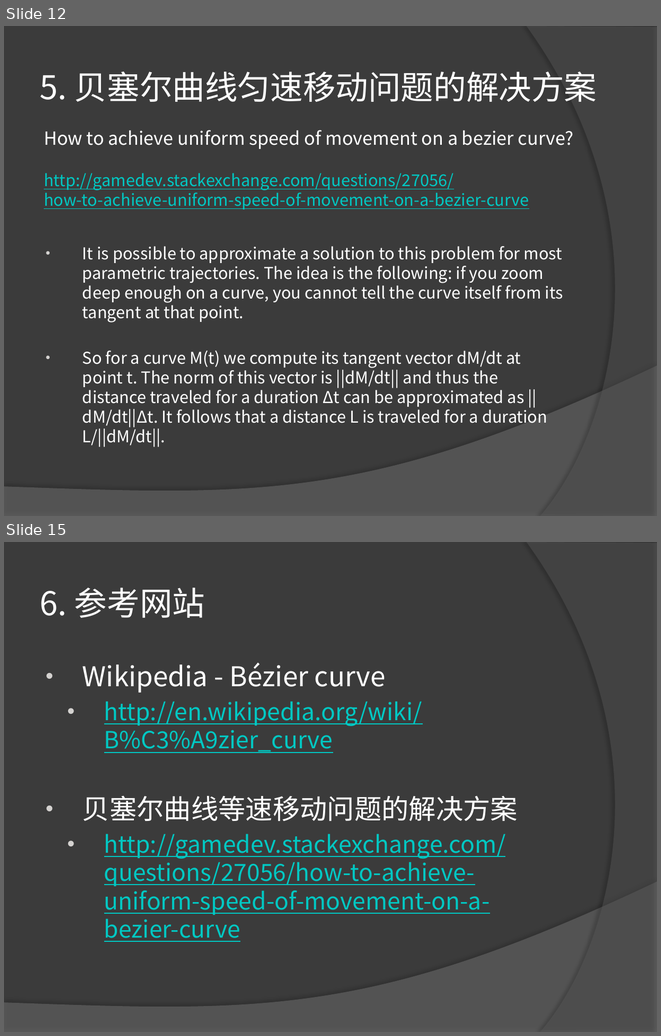
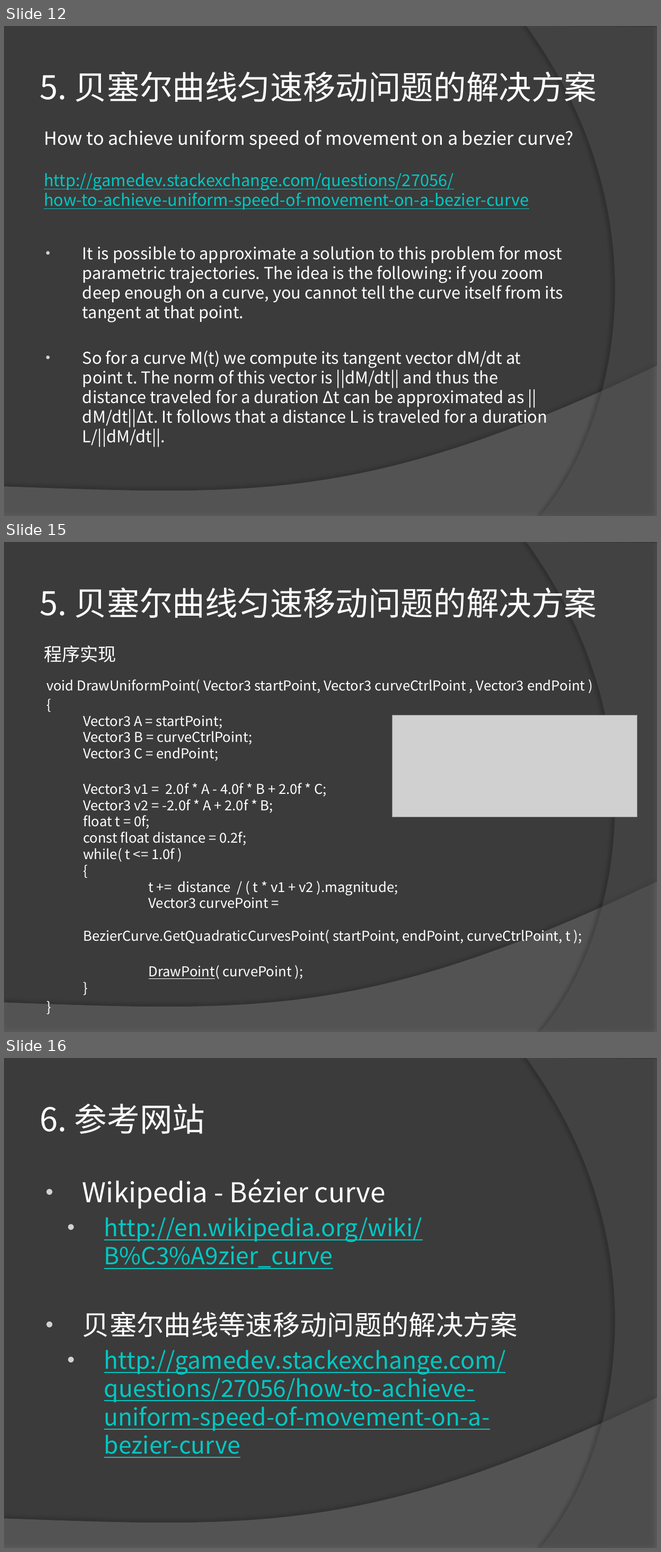
Before and after one commit to LEAVESZJ/BezierCurve, a slide deck: PPT/关于贝塞尔曲线等速移动问题的说明.pptx. Shown one above the other, each under a label of ours: slides 12 and 15 before the commit, slides 12, 15 and 16 after it; the slides between them are not shown. The pictures are 661x1036 and 661x1552 pixels, drawn with LibreOffice and Linux fonts; fonts in the diff are those of the drawing; grey boxes stand for pictures. Boxes give left, top, right and bottom in pixels: in the first picture for what was removed or moved away, otherwise in the second. Text is boxed around its words. In the diff, an @@ line names an element or a change of style, - is before the commit and + after.

```diff
--- a/PPT/关于贝塞尔曲线等速移动问题的说明.pptx
+++ b/PPT/关于贝塞尔曲线等速移动问题的说明.pptx
@@ slide 15 added at (4,542,657,1032), background #3B3B3B; not listed: 2 template elements that a slide beside it also shows @@
@@ title added at (40,588,597,618), 36 pt, text #FFFFFF @@
+5. 贝塞尔曲线匀速移动问题的解决方案
@@ text added at (44,645,116,662), 20 pt, text #FFFFFF @@
+  程序实现
@@ text added at (46,679,585,979), 15 pt, text #FFFFFF @@
+void DrawUniformPoint( Vector3 startPoint, Vector3 curveCtrlPoint , Vector3 endPoint )
+{
+Vector3 A = startPoint;
+Vector3 B = curveCtrlPoint;
+Vector3 C = endPoint;
+Vector3 v1 = 2.0f * A - 4.0f * B + 2.0f * C;
+Vector3 v2 = -2.0f * A + 2.0f * B;
+float t = 0f;
+const float distance = 0.2f;
+while( t <= 1.0f )
+{
+t += distance / ( t * v1 + v2 ).magnitude;
+Vector3 curvePoint =
+BezierCurve.GetQuadraticCurvesPoint( startPoint, endPoint, curveCtrlPoint, t );
+DrawPoint( curvePoint );
+}
+}
@@ picture added at (392,715,637,817) @@
@@ what was slide 15 is now slide 16 @@
```
Also in this commit, not shown: 5 slides changed.
